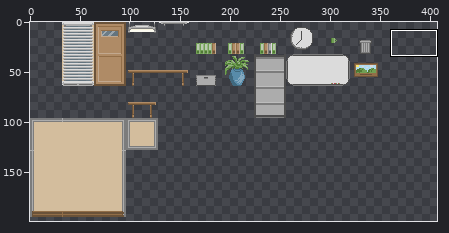
Edited in one commit: sprite sheet (Assets_Raw/gfx/office_normal.png). Above: a wide view before the commit, with the close-up outlined.
Close-up. As it was:
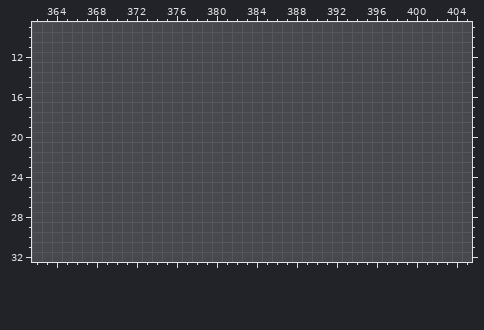
The file is 512x512 pixels. Colours within 5 levels of each other are drawn and written as one. Shown: x 362..405, y 9..32. The wide view leaves out empty margins.
Palette (. is transparent): 
Now the later version:
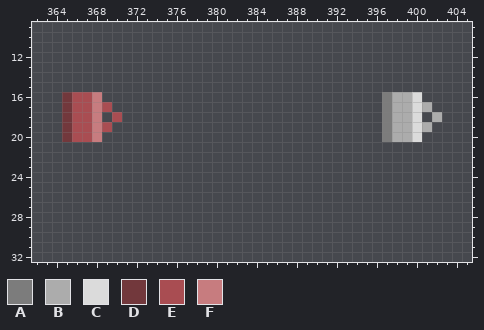
Colours new in this view: A #7c7c7c  B #acacac  C #dbdbdb  D #72383c  E #a94d52  F #c77c7f
Change:
Changed rows in their new state; - is an unchanged pixel.
first column x 365:
16 DEEF----------------------------ABBC--
17 DEEFE---------------------------ABBCB-
18 DEEF-E--------------------------ABBC-B
19 DEEFE---------------------------ABBCB-
20 DEEF----------------------------ABBC--
Where, in picture pixels (left, top, right, bottom), the same in both close-ups:
added: (62, 92, 122, 142)
added: (382, 92, 442, 142)
